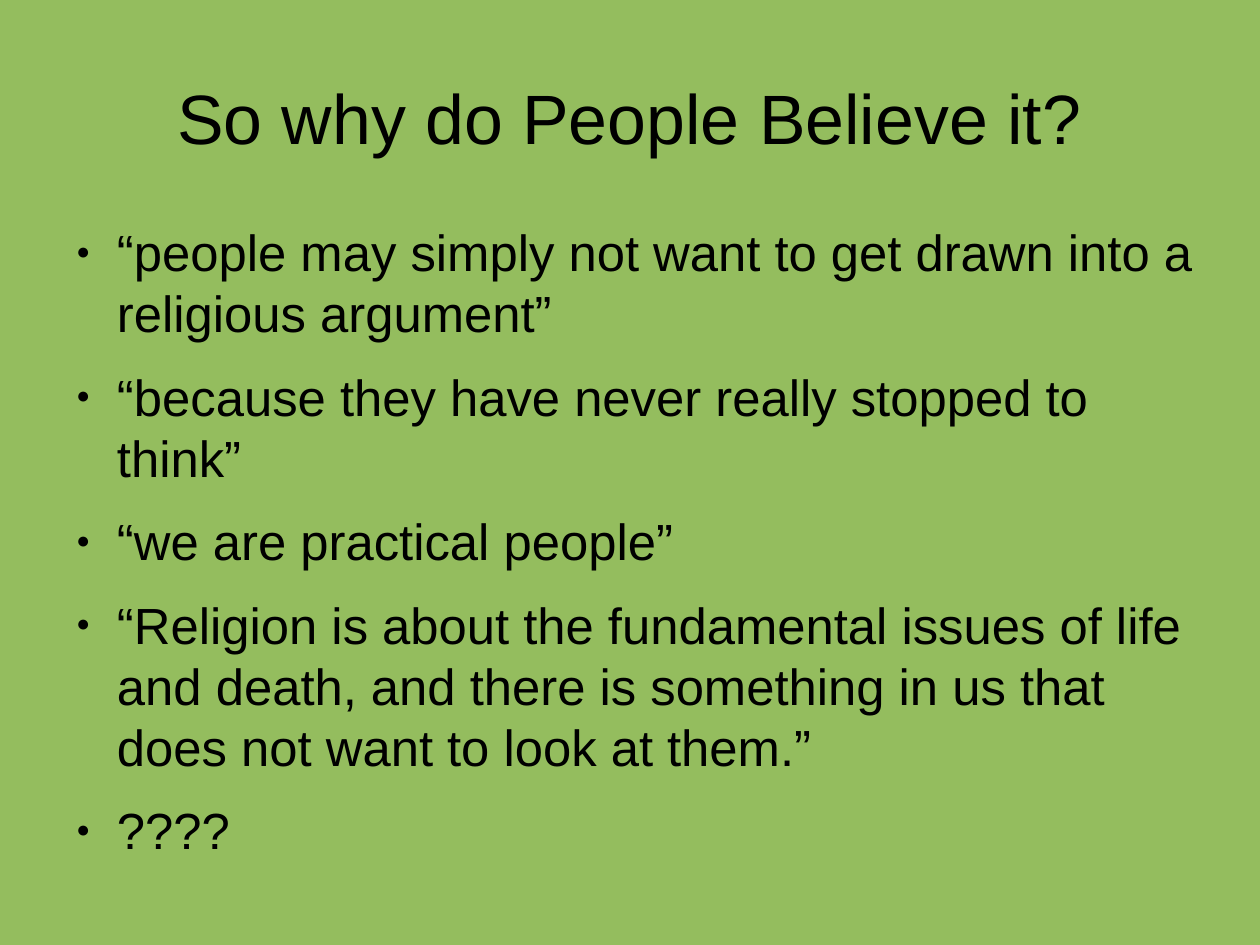
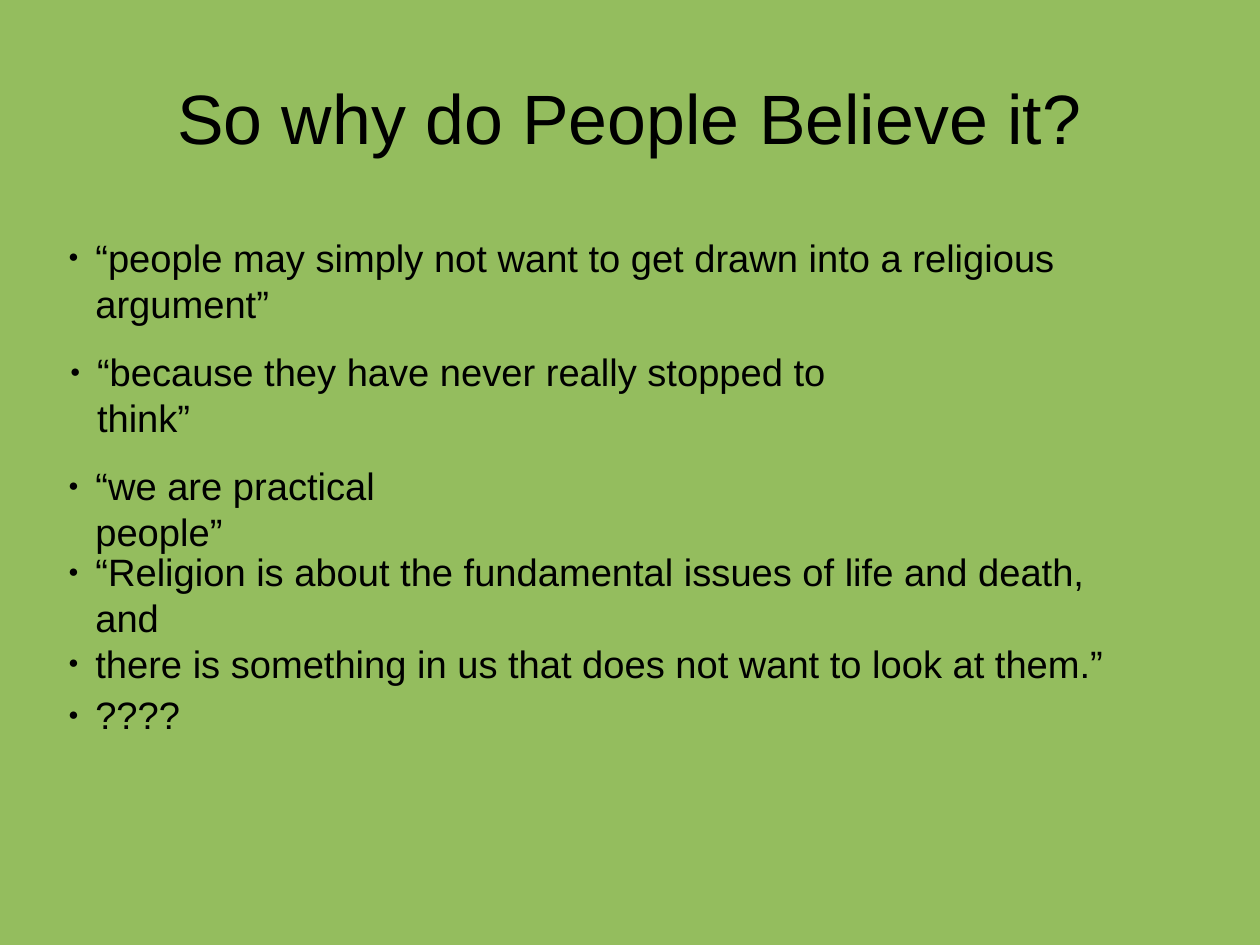
Before and after one commit to qrprat77/sunday_nite_class, a slide deck: slide 5 of sunday_nite_chapter_one.odp. Drawn at 1260x945 pixels with LibreOffice and Linux fonts; fonts in the diff are those of the drawing. Boxes give left, top, right and bottom in pixels: in the first picture for what was removed or moved away, otherwise in the second. Text is boxed around its words. In the diff, an @@ line names an element or a change of style, - is before the commit and + after.

Commit message:
final changes to class, fifteen minutes before go time, awwww, yeah!

```diff
--- a/sunday_nite_chapter_one.odp
+++ b/sunday_nite_chapter_one.odp
@@ text "“people may simply not want ...": place and size @@
-text "“people may simply not want ..." at [117,234,1192,767]
+text "“people may simply not want ..." at [95,244,1054,280]
@@ text "“people may simply not want ..." at [95,244,1054,280]: size 32 to 24 pt; indent changed; less space between paragraphs @@
@@ text added at [97,358,826,433], 24 pt, text #000000 @@
+● “because they have never really stopped to think”
@@ text at [117,379,1181,767]: paragraphs removed @@
-● “because they have never really stopped to think”
-● “we are practical people”
-● “Religion is about the fundamental issues of life and death, and there is something in us that does not want to look at them.”
-● ????
@@ text added at [95,472,375,554], 24 pt, text #000000 @@
+● “we are practical people”
@@ text added at [95,558,1103,686], 24 pt, text #000000 @@
+● “Religion is about the fundamental issues of life and death, and
+● there is something in us that does not want to look at them.”
@@ text added at [57,686,286,768], 24 pt, text #000000 @@
+● ????
```
